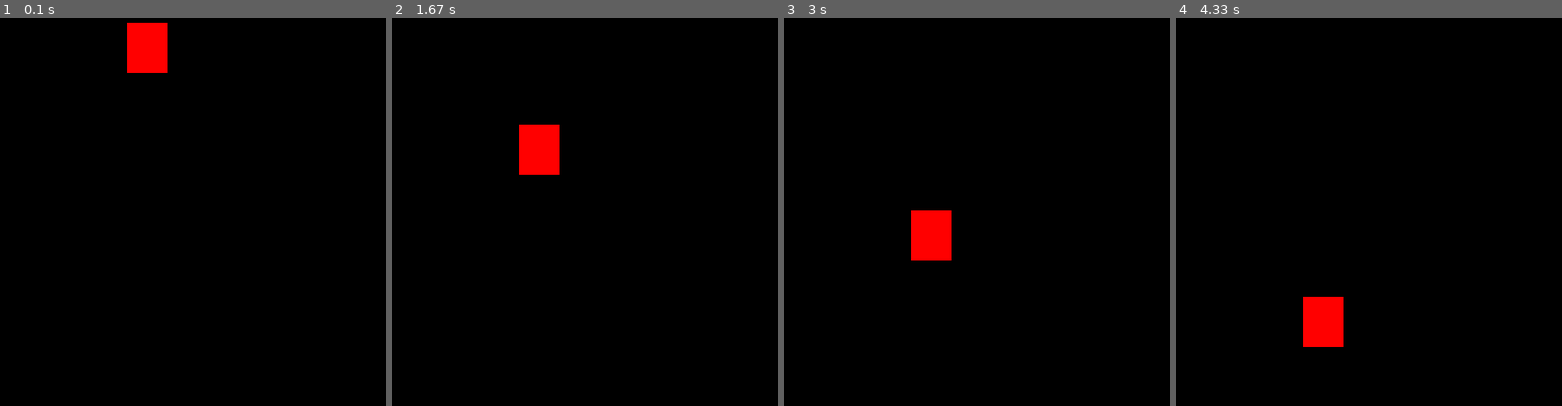
Above: before the commit, frames 1-4 (left to right).
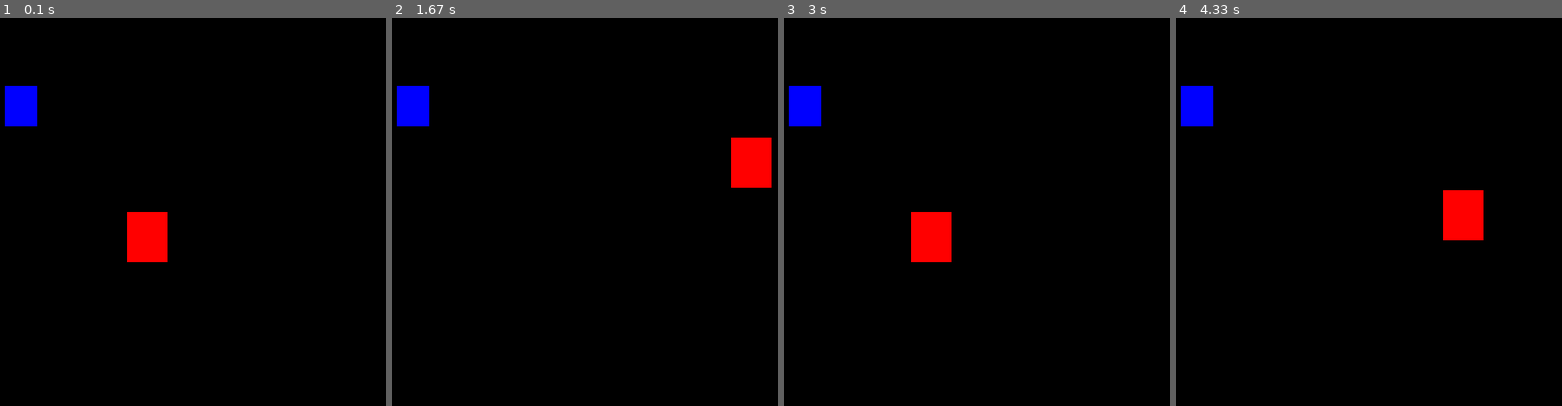
Above: after the commit, the same moments.

Repository: backdsc/learning_pygame
Game: pygame game, started from Main.py
Two runs of this game, one before a commit and one after it. Both use one fixed random seed, a clock stepped at 60 frames per second and the inputs below.
Inputs:
- Up to frame 1 (0.1 s): no input
- Up to frame 2 (1.67 s): hold D 0.33-0.8 s; hold W 0.83-1.13 s; hold D 1.17-1.63 s
- Up to frame 3 (3 s): hold A 1.67-2.2 s; hold S 2.23-2.53 s; hold A 2.57-2.97 s
- Up to frame 4 (4.33 s): hold W 3-3.37 s; hold D 3.4-4.03 s; hold S from 4.07 s (still down)

The runs differ from the first frame. In frame 1, 3.6% of the frame differs, in the area x 1-44%, y 1-63%; in frame 2, 3.6%; in frame 3, 1.0%; in frame 4, 3.6%.

Commit message:
Fiz algumas alterações.
Implementação de um segundo personagem (quadrado azul) no jogo. Adicionada lógica de colisão: quando o jogador encosta no quadrado azul, ele é reposicionado aleatoriamente na tela usando randint.

Diff:
--- a/Main.py
+++ b/Main.py
@@ -1,16 +1,20 @@
 import pygame
 from pygame.locals import *
 from sys import exit
+from random import randint
 
 #incializando o pygame
 pygame.init()
 largura = 640
 altura = 480
-x = largura / 2
-y = 0
+x = largura / 2  # tanto a 'x' quanto a 'y' controla o movimento do persongame
+y = altura / 2
+
+x_blu = randint(40, 600)
+y_blu = randint(50, 430)
 
 tela = pygame.display.set_mode((largura, altura))
-pygame.display.set_caption("Jogo da velha")
+pygame.display.set_caption("Jogo")
 relogio = pygame.time.Clock()
 
 #loop infinito
@@ -21,9 +25,30 @@
         if event.type == QUIT:
             pygame.quit()
             exit()
-    pygame.draw.rect(tela, (255, 0, 0), (x, y, 50, 62))
-    if y >= altura: # fiz algumas alterações aqui, para mover o 'Player'.
-        y = 0
+        if event.type== KEYDOWN:
+            if event.key == K_a:
+                x = x - 20
+            if event.key == K_d:
+                x = x + 20
+            if event.key == K_w:
+                y = y - 20
+            if event.key == K_s:
+                y = y + 20
 
-    y = y + 1
+    if pygame.key.get_pressed()[K_a]:
+        x = x - 3
+    if pygame.key.get_pressed()[K_d]:
+        x = x + 3
+    if pygame.key.get_pressed()[K_s]:
+        y = y + 3
+    if pygame.key.get_pressed()[K_w]:
+        y = y - 3
+
+    ret_ver = pygame.draw.rect(tela, (255, 0, 0), (x, y, 50, 62))
+    ret_azul = pygame.draw.rect(tela, (0,0,255), (x_blu, y_blu, 40, 50))
+
+    if ret_ver.colliderect(ret_azul): #Alteração para que ocorra colisão com nome no terminal... aprendendo ainda mais!
+        x_blu = randint(40, 600)
+        y_blu = randint(50, 430)
+
     pygame.display.update()
